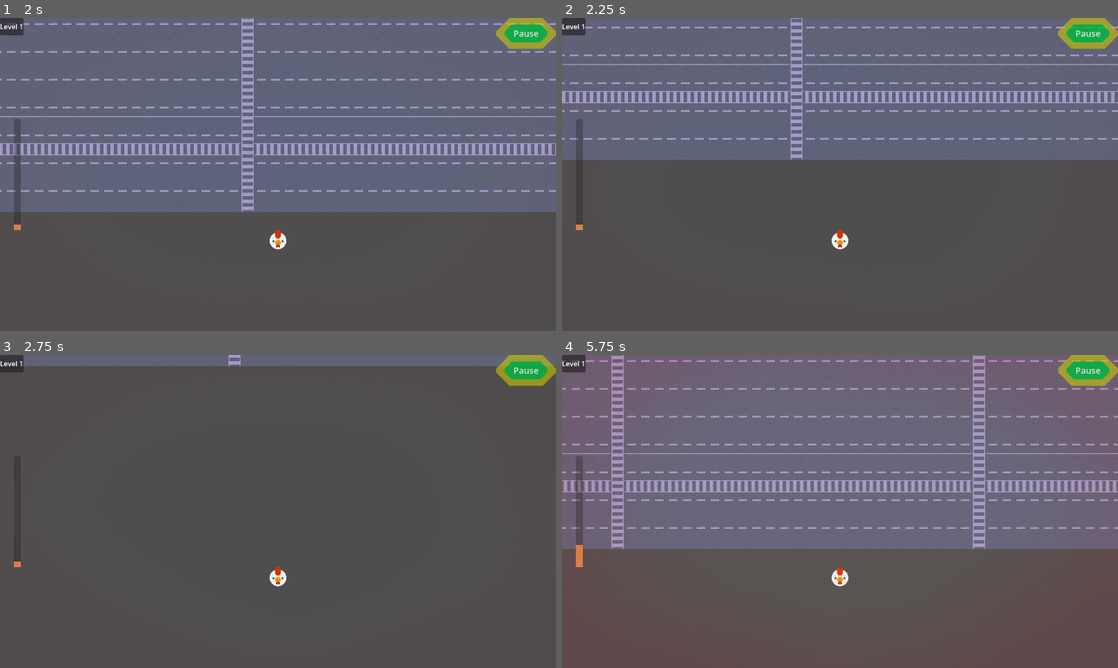
Above: before the commit, frames 1-4 (two rows, left to right).
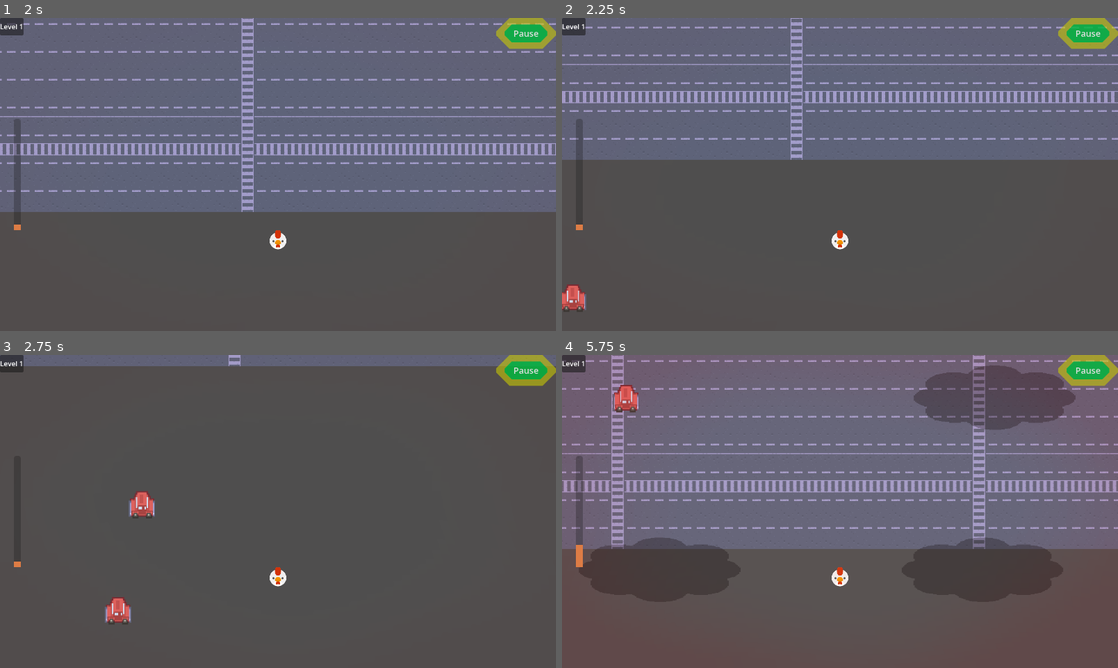
Above: after the commit, the same moments.

Repository: Tomohawk35/ChickenRunner
Game: Godot game, scene res://main_scenes/main_menu/main_menu.tscn
The game is run twice, just before and just after one commit, with the same random seed, the same clock (stepped at 60 frames per second) and the same inputs.
Inputs (mouse positions are in pixels of both pictures, inside the frame that each line leads up to):
- Up to frame 1 (2 s): click "Start Game" at 0.5 s; move the mouse to (400, 158) at 1.27 s; hold D (right) from 1.28 s (still down)
- Up to frame 2 (2.25 s): move the mouse to (728, 190) at 2.02 s; release D (right) at 2.03 s; hold S (down) from 2.03 s (still down)
- Up to frame 3 (2.75 s): keep holding S (down)
- Up to frame 4 (5.75 s): move the mouse to (895, 442) at 2.77 s; release S (down) at 2.78 s; hold D (right) 2.78-3.53 s; move the mouse to (812, 574) at 3.52 s; hold W (up) 3.53-4.28 s; move the mouse to (1006, 558) at 4.27 s; hold A (left) from 4.28 s (still down); move the mouse to (673, 464) at 5.02 s

Frame 1 is identical in both runs. In frame 2, 0.3% of the frame differs, in the area x 0-5%, y 85-94%; in frame 3, 0.7%; in frame 4, 5.4%, in the area x 6-93%, y 3-62%.
Error before the commit: Invalid call. Nonexistent function 'set_initial_position' in base 'CharacterBody2D (Car)'. (res://level_1/lane.gd:26)

Commit message:
Added position set function

Diff:
--- a/chicken-runner/moving_objects/moving_object.gd
+++ b/chicken-runner/moving_objects/moving_object.gd
@@ -19,7 +19,10 @@
 	velocity = direction.normalized() * speed
 	move_and_slide()
 
-func set_direction(new_direction: Vector2):
+func set_initial_position(pos: Vector2) -> void:
+	global_position = pos
+
+func set_direction(new_direction: Vector2) -> void:
 	direction = new_direction
 
 	if sprite:
